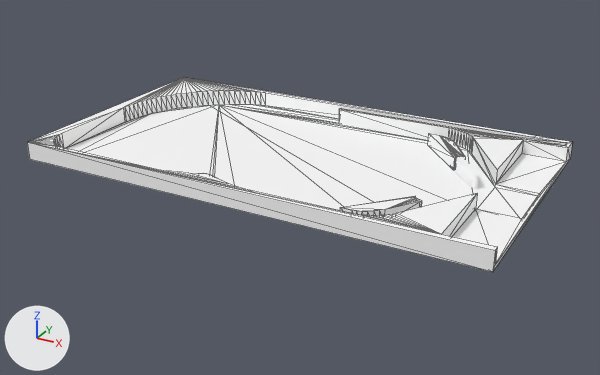
Renders of the glTF model assets/models/pinball_world_1.gltf from each side of a commit.
Both versions are drawn from a 50 mm lens placed at (2.05, -3.73, 1.64), pointed at (0.03, -0.05, -0.2). Lighting does not change. The marker at lower left points along +X, +Y and +Z. Mesh edges are drawn as thin lines on the coarser meshes. Where no turn or scale is listed for an object, it has been applied to the vertices. Vertices at the same position are counted once.

Names of what the first picture shows: 'Pinball Plate'.
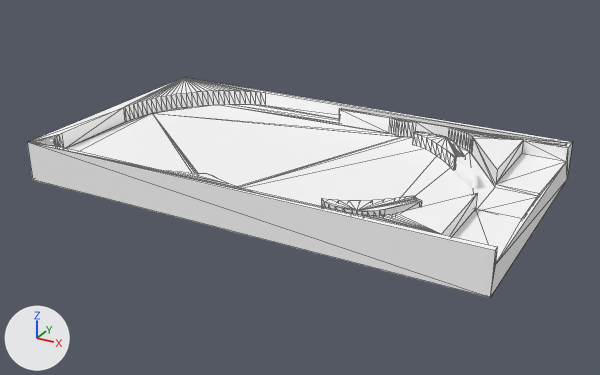
What changed in the scene script:
```text
Change me_cube_006:
    used by ob_pinball_plate; location = (0.0, 0.0, 0.0)
    remove me_cube_006.from_pydata(...)  # 269 vertices, 526 faces; spans x -1.3..1.3, y -0.72..0.72, z -0.05..0.05
    add me_cube_006.from_pydata(...)  # 341 vertices, 614 faces; spans x -1.3..1.3, y -0.72..0.72, z -0.17..0.05
    me_cube_006 part 1
    2 vertices are removed from x 0.54, y -0.6, z -0.04..0.03
    103 faces are deleted
    4 vertices in x -1.3..1.3, y -0.72..0.72, z -0.05 move by (0.0, 0.0, -0.12)
    37 vertices are added at x 0.27..0.76, y -0.61..0.61, z -0.04
    27 new vertices lie (0.0, 0.0, 0.07) away from vertices in x 0.42..0.76, y -0.61..0.53, z -0.04
    10 new vertices lie (0.0, 0.0, 0.09) away from vertices in x 0.27..0.43, y 0.59..0.61, z -0.04
    191 new faces join them
```

Location of each change, [x1, y1, x2, y2] in pixels of the pictures (600 x 375 px):
'Pinball Plate', reshaped (13% taller): before [27, 77, 573, 272]; after [27, 77, 573, 298]
part 1 of me_cube_006, built on: before [29, 105, 572, 272]; after [29, 105, 572, 298]
